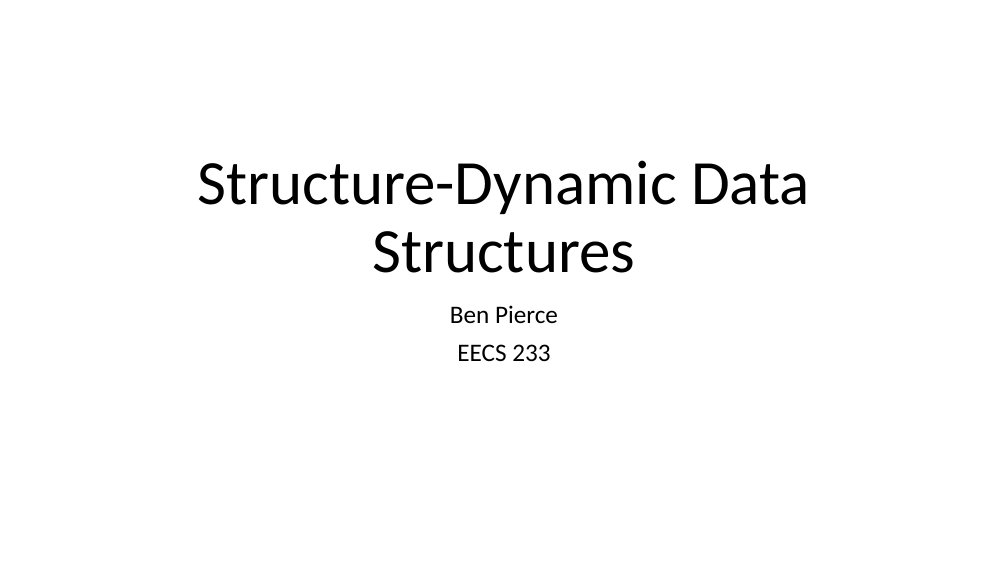
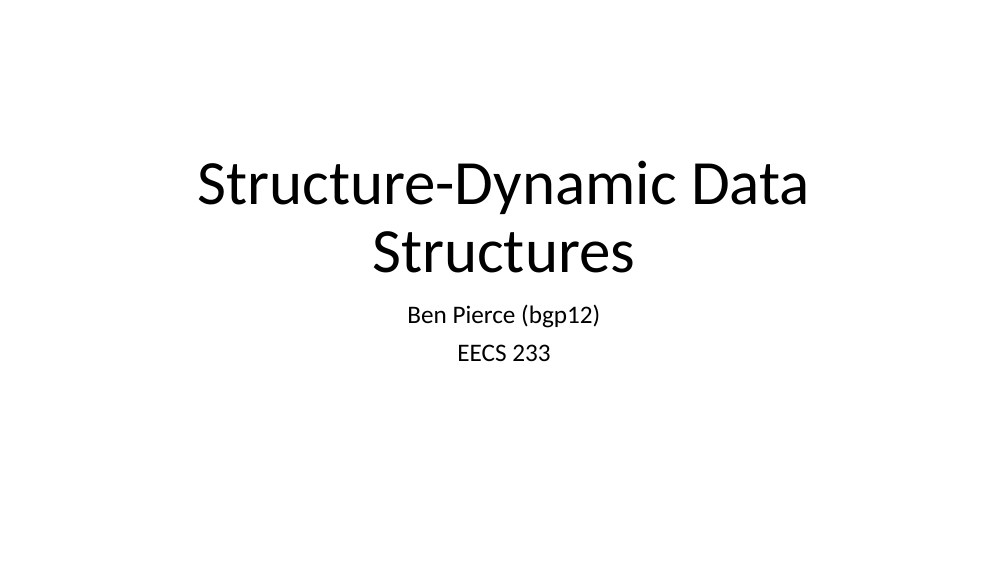
Before and after one commit to bgpierc/CWRUEECS233, a slide deck: slide 1 of Final Project/FinalPresentationBenPierce.pptx. Drawn at 1008x567 pixels with LibreOffice and Linux fonts; fonts in the diff are those of the drawing. Boxes give left, top, right and bottom in pixels: in the first picture for what was removed or moved away, otherwise in the second. Text is boxed around its words. In the diff, an @@ line names an element or a change of style, - is before the commit and + after.

```diff
--- a/Final Project/FinalPresentationBenPierce.pptx
+++ b/Final Project/FinalPresentationBenPierce.pptx
@@ subtitle at <box>407,304,600,328</box>: text changed @@
-Ben Pierce
+Ben Pierce (bgp12)
```
Also in this commit, not shown: 1 slide added, 15 other files.
